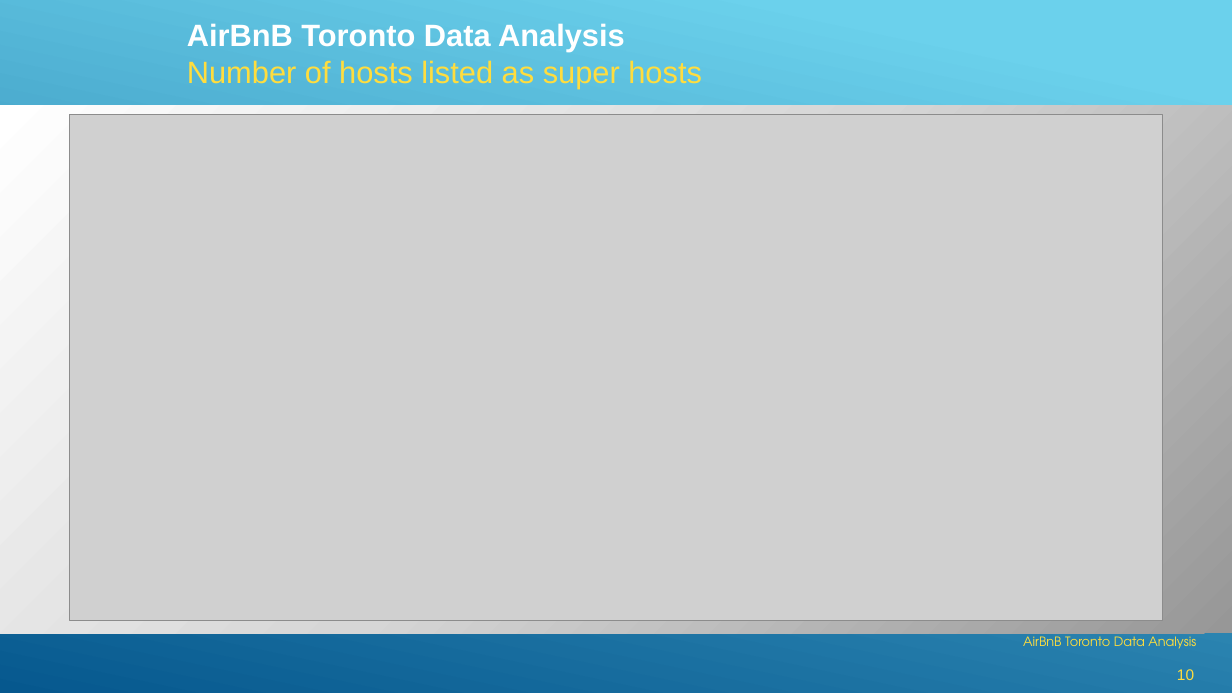
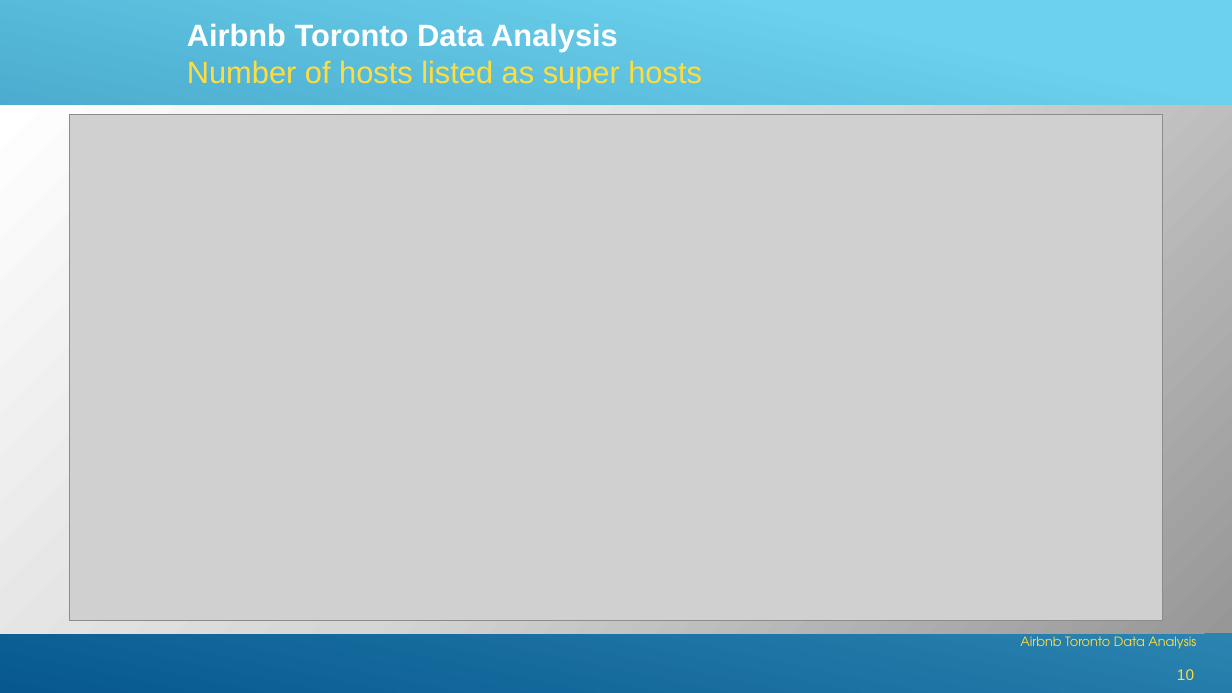
Before and after one commit to GSRichie/Final-Project-, a slide deck: slide 10 of AirBnB Toronto Data Analysis.pptx. Drawn at 1232x693 pixels with LibreOffice and Linux fonts; fonts in the diff are those of the drawing; grey boxes stand for pictures. Boxes give left, top, right and bottom in pixels: in the first picture for what was removed or moved away, otherwise in the second. Text is boxed around its words. In the diff, an @@ line names an element or a change of style, - is before the commit and + after.

```diff
--- a/AirBnB Toronto Data Analysis.pptx
+++ b/AirBnB Toronto Data Analysis.pptx
@@ text at box(187, 23, 702, 88): text changed @@
-AirBnB Toronto Data Analysis
-Number of hosts listed as super hosts
+Airbnb Toronto Data Analysis
+Number of hosts listed as super hosts
@@ text at box(1020, 633, 1196, 649): text changed @@
-AirBnB Toronto Data Analysis
+Airbnb Toronto Data Analysis
```
Also in this commit, not shown: 9 other slides changed, 3 slides added, 3 other files.
